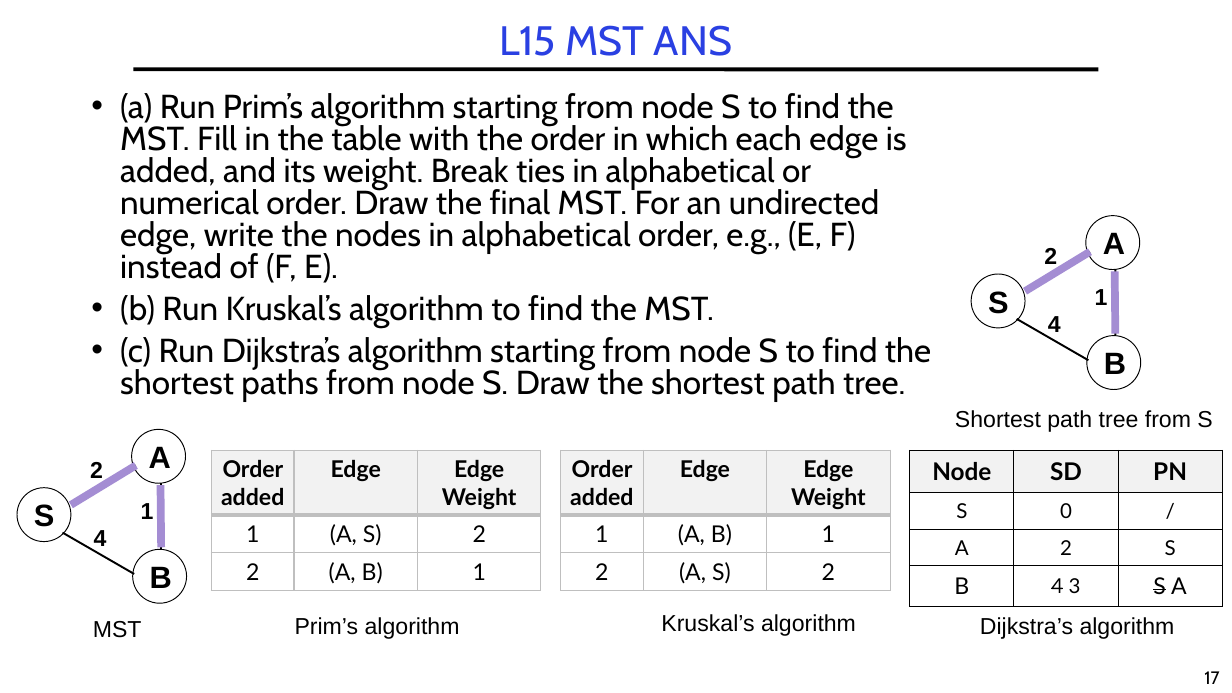
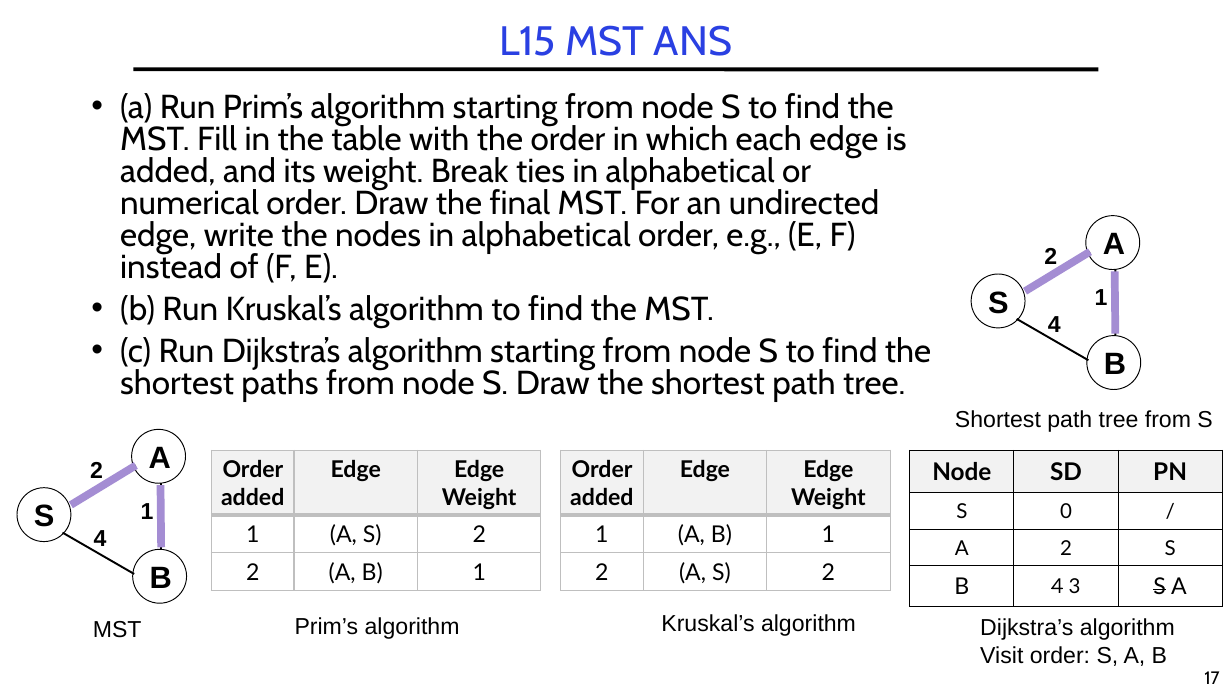
Before and after one commit to guhofstra/CSC111Fa25, a slide deck: slide 17 of PPTs/Exam/CSC017 Final Exam Sample Sp2025 ANS.pptx. Drawn at 1232x693 pixels with LibreOffice and Linux fonts; fonts in the diff are those of the drawing. Boxes give left, top, right and bottom in pixels: in the first picture for what was removed or moved away, otherwise in the second. Text is boxed around its words. In the diff, an @@ line names an element or a change of style, - is before the commit and + after.

```diff
--- a/PPTs/Exam/CSC017 Final Exam Sample Sp2025 ANS.pptx
+++ b/PPTs/Exam/CSC017 Final Exam Sample Sp2025 ANS.pptx
@@ text at (980, 646, 1167, 666): paragraph added @@
+Visit order: S, A, B
```
Also in this commit, not shown: 1 other slide changed, 3 other files.
